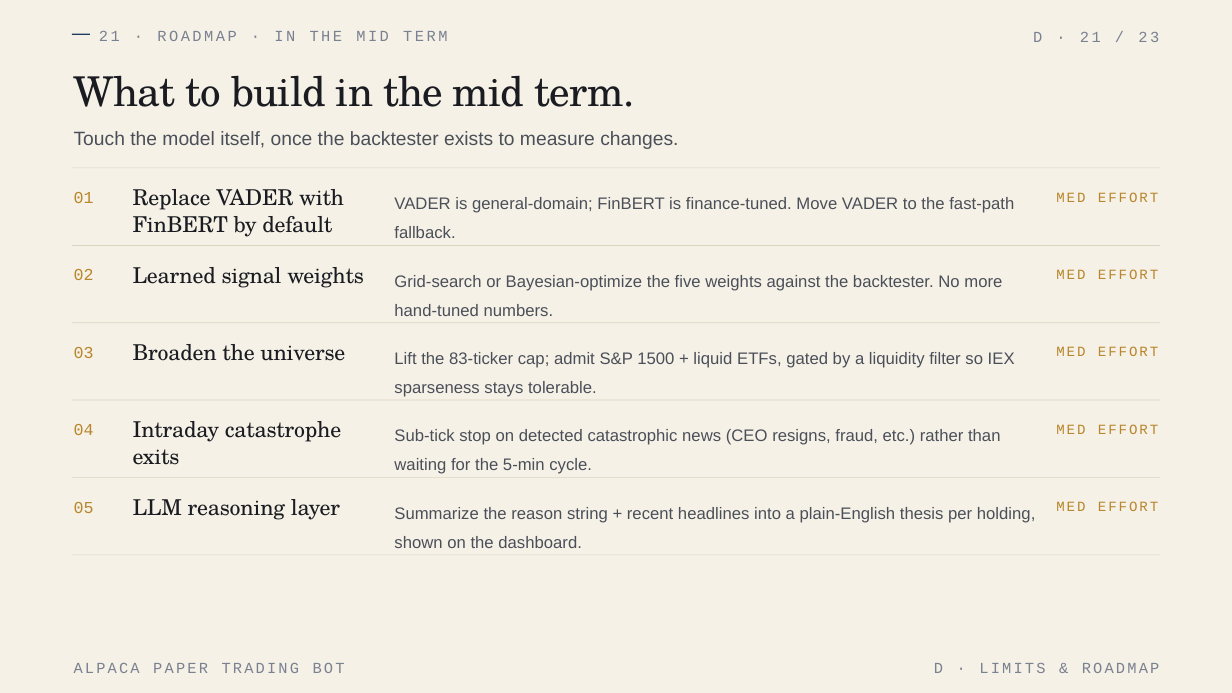
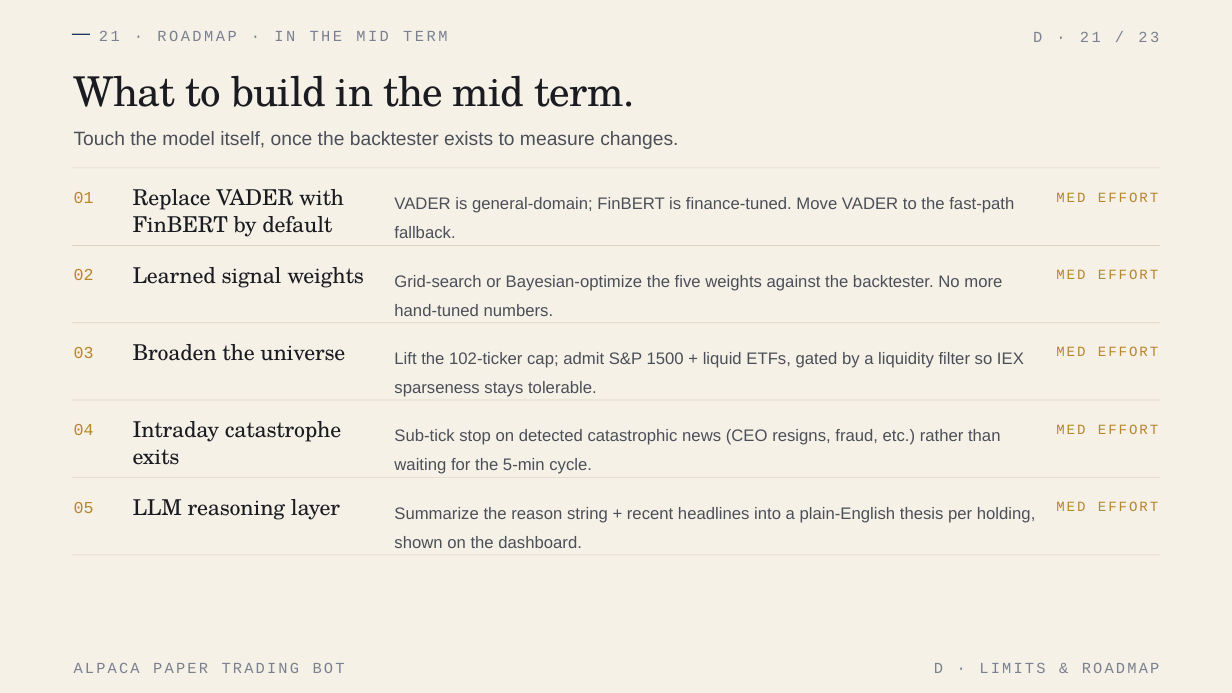
Before and after one commit to TheCromazone/alpaca-paper-bot, a slide deck: slide 21 of deck/Alpaca Bot Deck.pptx. Drawn at 1232x693 pixels with LibreOffice and Linux fonts; fonts in the diff are those of the drawing. Boxes give left, top, right and bottom in pixels: in the first picture for what was removed or moved away, otherwise in the second. Text is boxed around its words. In the diff, an @@ line names an element or a change of style, - is before the commit and + after.

```diff
--- a/deck/Alpaca Bot Deck.pptx
+++ b/deck/Alpaca Bot Deck.pptx
@@ text at (x1=394, y1=352, x2=1024, y2=397): text changed @@
-Lift the 83‑ticker cap; admit S&P 1500 + liquid ETFs, gated by a liquidity filter so IEX sparseness stays tolerable.
+Lift the 102‑ticker cap; admit S&P 1500 + liquid ETFs, gated by a liquidity filter so IEX sparseness stays tolerable.
```
Also in this commit, not shown: 4 other slides changed, 9 other files.
